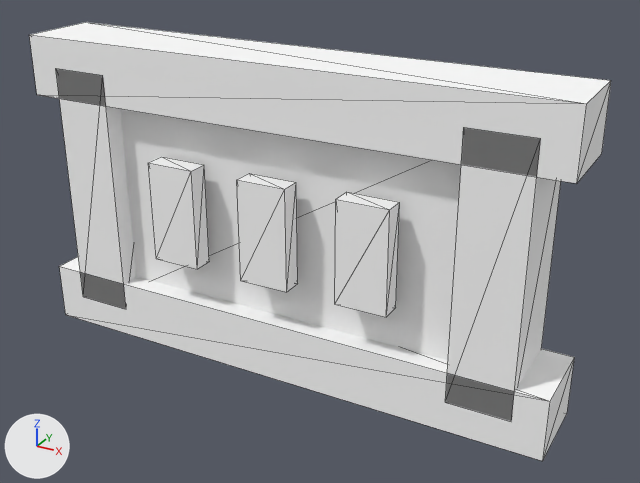
The glTF model godot/models/address_plaque.glb, before and after one commit.
The view is the same before and after, from a camera (50 mm lens) standing at (0.401, -0.671, 0.473) and looking at (0.031, 0.003, 0.137). Lighting does not change. The marker at lower left points along +X, +Y and +Z. The first picture is the older version. Mesh edges are drawn as thin lines. Vertices at exactly the same position are counted once.

Script lines for the objects in view, before the commit:
```python
ob_board = bpy.data.objects.new('board', me_board)
ob_board.location = (0.0, 0.0, 0.155)
ob_border_002 = bpy.data.objects.new('border.002', me_border_002)
ob_border_002.location = (-0.21, 0.0, 0.155)
ob_border_003 = bpy.data.objects.new('border.003', me_border_003)
ob_border_003.location = (0.21, 0.0, 0.155)
ob_number_mark = bpy.data.objects.new('number_mark', me_number_mark)
ob_number_mark.location = (-0.1, -0.04, 0.155)
ob_number_mark_001 = bpy.data.objects.new('number_mark.001', me_number_mark_001)
ob_number_mark_001.location = (0.0, -0.04, 0.155)
ob_number_mark_002 = bpy.data.objects.new('number_mark.002', me_number_mark_002)
ob_number_mark_002.location = (0.1, -0.04, 0.155)
# also in view: 'border' at (0.0, 0.0, 0.03); 'border.001' at (0.0, 0.0, 0.28)
```
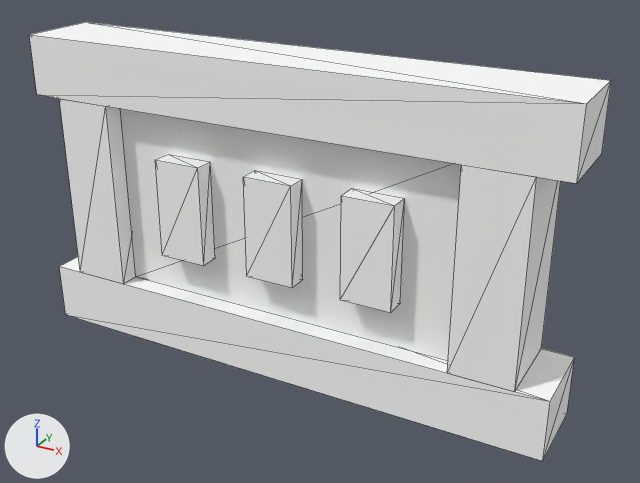
Boxes [x1, y1, x2, y2] around the edits, measured in the pictures (640 x 483 px):
'border.003', rescaled (22% shorter): before [445, 127, 561, 420]; after [447, 165, 561, 392]
'border.002', rescaled (22% shorter): before [56, 69, 136, 308]; after [59, 99, 136, 284]
'number_mark.002', moved: before [335, 192, 400, 317]; after [340, 189, 405, 313]
'number_mark.001', moved: before [237, 174, 298, 292]; after [243, 170, 303, 288]
'number_mark', moved: before [148, 157, 209, 269]; after [155, 154, 215, 266]

Patch to the scene script:
```diff
--- a/godot/models/address_plaque.glb.py
+++ b/godot/models/address_plaque.glb.py
@@ me_border_002 @@
 # used by ob_border_002; location = (-0.21, 0.0, 0.155)
-me_border_002.from_pydata(...)  # 8 vertices, 12 faces; spans x -0.03..0.03, y -0.04..0.04, z -0.125..0.125
+me_border_002.from_pydata(...)  # 8 vertices, 12 faces; spans x -0.03..0.03, y -0.04..0.04, z -0.095..0.095
+# me_border_002 part 1: the whole mesh is scaled about its middle by (1, 1, 0.76)
 me_border_002.materials.append(mat_metal)
@@ me_border_003 @@
 # used by ob_border_003; location = (0.21, 0.0, 0.155)
-me_border_003.from_pydata(...)  # 8 vertices, 12 faces; spans x -0.03..0.03, y -0.04..0.04, z -0.125..0.125
+me_border_003.from_pydata(...)  # 8 vertices, 12 faces; spans x -0.03..0.03, y -0.04..0.04, z -0.095..0.095
+# me_border_003 part 2: the whole mesh is scaled about its middle by (1, 1, 0.76)
 me_border_003.materials.append(mat_metal)
@@ ob_number_mark @@
 ob_number_mark = bpy.data.objects.new('number_mark', me_number_mark)
-ob_number_mark.location = (-0.1, -0.04, 0.155)
+ob_number_mark.location = (-0.1, -0.03, 0.155)
@@ ob_number_mark_001 @@
 ob_number_mark_001 = bpy.data.objects.new('number_mark.001', me_number_mark_001)
-ob_number_mark_001.location = (0.0, -0.04, 0.155)
+ob_number_mark_001.location = (0.0, -0.03, 0.155)
@@ ob_number_mark_002 @@
 ob_number_mark_002 = bpy.data.objects.new('number_mark.002', me_number_mark_002)
-ob_number_mark_002.location = (0.1, -0.04, 0.155)
+ob_number_mark_002.location = (0.1, -0.03, 0.155)
```
